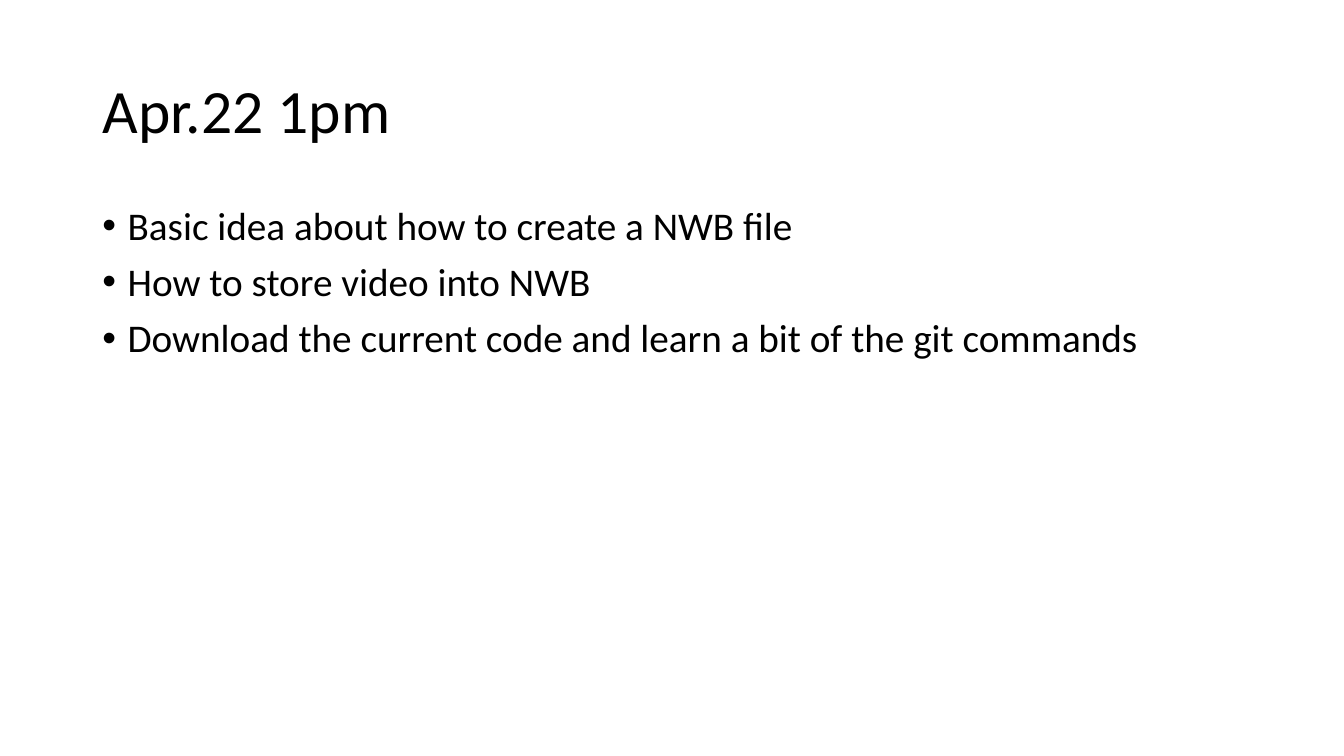
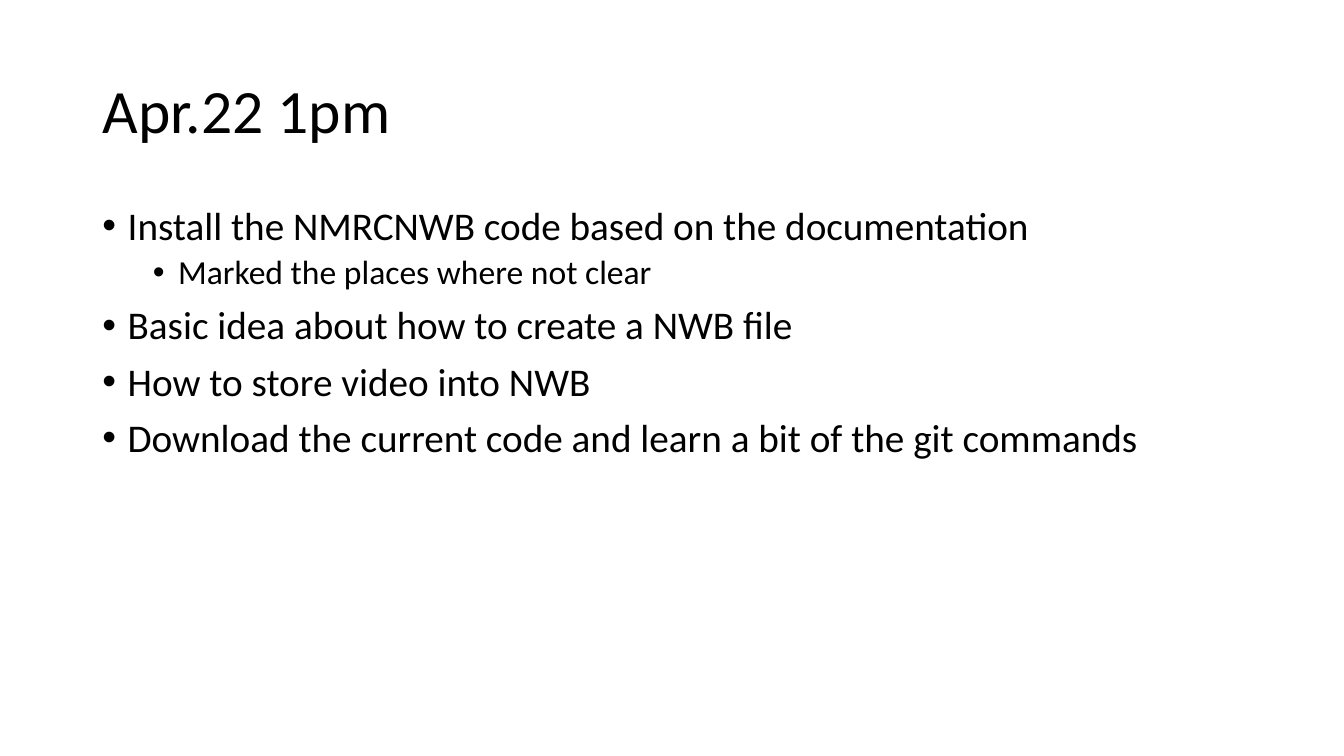
Before and after one commit to yangll0620/NMRCNWBStandardization, a slide deck: slide 5 of NWBUnderstanding.pptx. Drawn at 1344x756 pixels with LibreOffice and Linux fonts; fonts in the diff are those of the drawing. Boxes give left, top, right and bottom in pixels: in the first picture for what was removed or moved away, otherwise in the second. Text is boxed around its words. In the diff, an @@ line names an element or a change of style, - is before the commit and + after.

Commit message:
added install work in slides

```diff
--- a/NWBUnderstanding.pptx
+++ b/NWBUnderstanding.pptx
@@ text at <box>128,212,1028,290</box>: paragraphs added @@
+• Install the NMRCNWB code based on the documentation
+  • Marked the places where not clear
```
